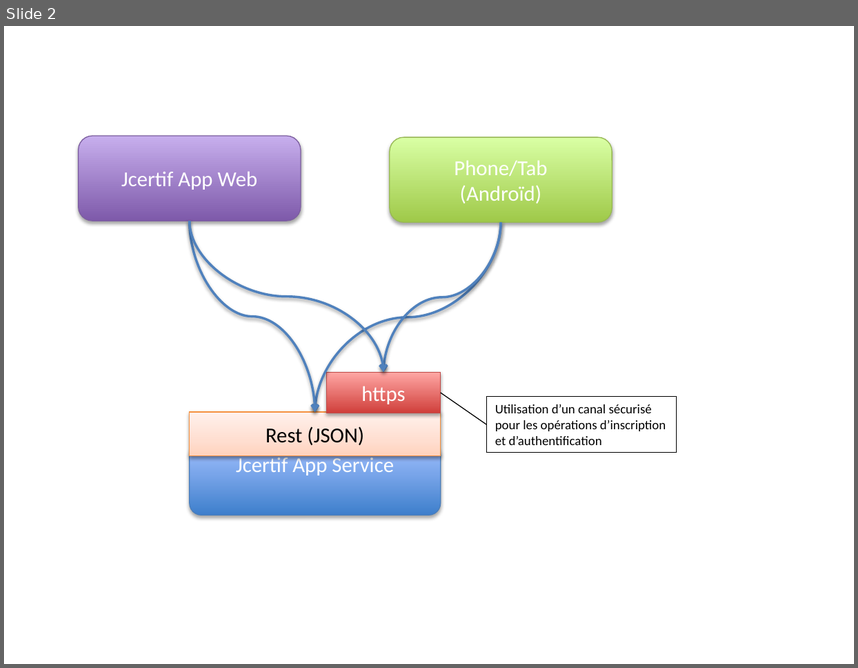
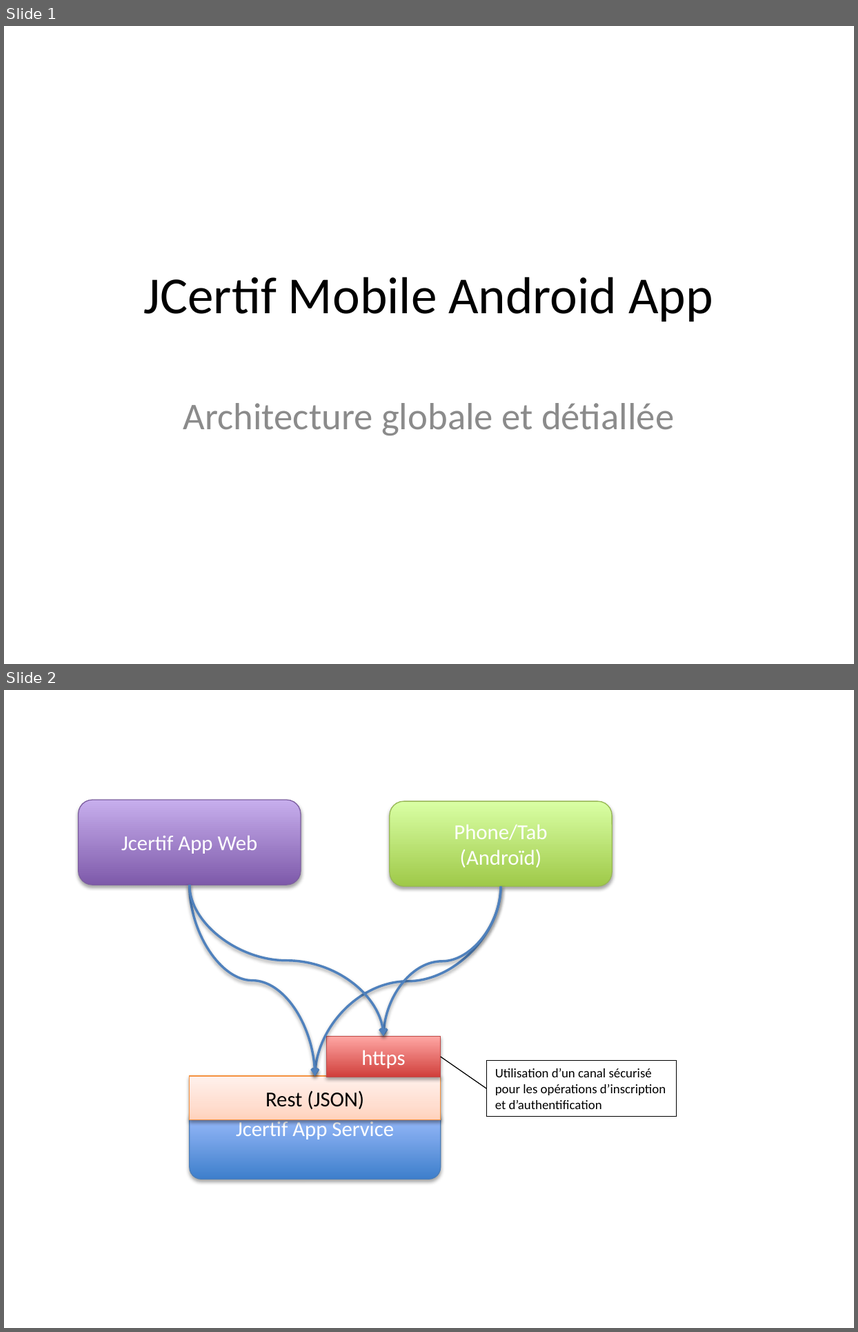
Before and after one commit to mowamed/project-jcertif-mobile, a slide deck: document/jcertif-mob-dat.pptx. Shown one above the other, each under a label of ours: slide 2 before the commit, slides 1 and 2 after it. The pictures are 858x668 and 858x1332 pixels, drawn with LibreOffice and Linux fonts; fonts in the diff are those of the drawing. Boxes give left, top, right and bottom in pixels: in the first picture for what was removed or moved away, otherwise in the second. Text is boxed around its words. In the diff, an @@ line names an element or a change of style, - is before the commit and + after.

```diff
--- a/document/jcertif-mob-dat.pptx
+++ b/document/jcertif-mob-dat.pptx
@@ slide 1 added at bbox=[4, 26, 854, 664], background #FFFFFF @@
@@ title added at bbox=[143, 276, 713, 321], 44 pt, text #000000 @@
+JCertif Mobile Android App
@@ subtitle added at bbox=[183, 403, 674, 436], 32 pt, text #8C8C8C @@
+Architecture globale et détiallée
```
Also in this commit, not shown: 1 slide changed, 1 slide removed.
